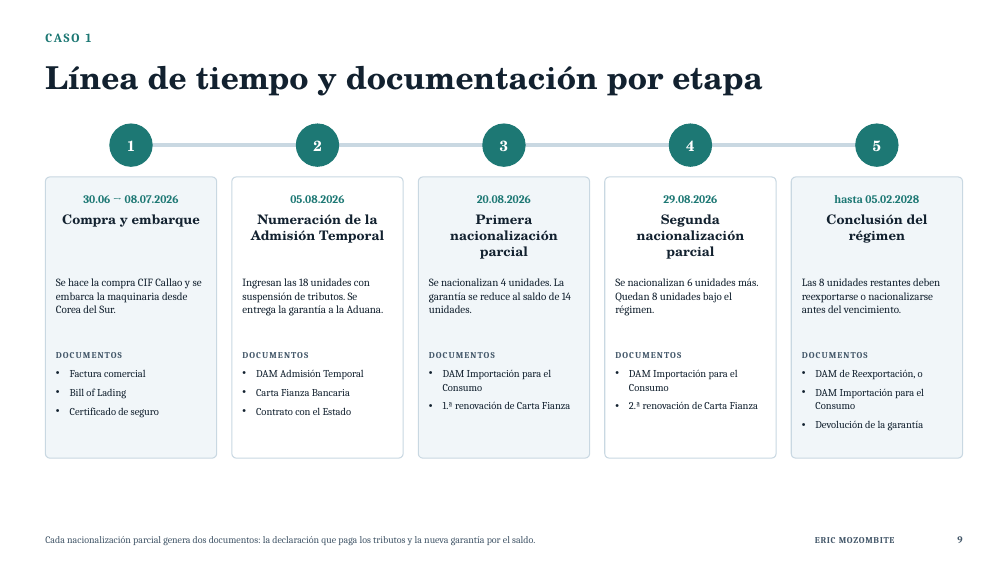
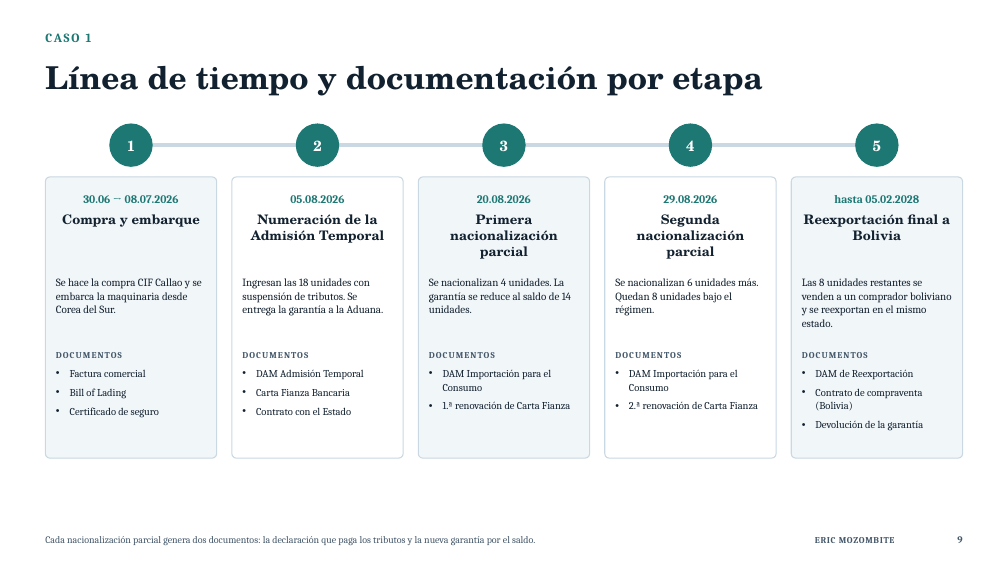
Before and after one commit to RickNE7/ADEX, a slide deck: slide 9 of Valoración Aduanera y Nomenclatura 26-2-564P-B/Plantillas/Tarea 4/Tarea4 - Regímenes Aduaneros Especiales.pptx. Drawn at 1008x567 pixels with LibreOffice and Linux fonts; fonts in the diff are those of the drawing. Boxes give left, top, right and bottom in pixels: in the first picture for what was removed or moved away, otherwise in the second. Text is boxed around its words. In the diff, an @@ line names an element or a change of style, - is before the commit and + after.

```diff
--- a/Valoración Aduanera y Nomenclatura 26-2-564P-B/Plantillas/Tarea 4/Tarea4 - Regímenes Aduaneros Especiales.pptx
+++ b/Valoración Aduanera y Nomenclatura 26-2-564P-B/Plantillas/Tarea 4/Tarea4 - Regímenes Aduaneros Especiales.pptx
@@ text at <box>804,214,950,240</box>: text changed @@
-Conclusión del régimen
+Reexportación final a Bolivia
@@ text at <box>802,278,951,327</box>: text changed @@
-Las 8 unidades restantes deben reexportarse o nacionalizarse antes del vencimiento.
+Las 8 unidades restantes se venden a un comprador boliviano y se reexportan en el mismo estado.
@@ text at <box>815,369,923,410</box>: text changed @@
-• DAM de Reexportación, o
-• DAM Importación para el Consumo
+• DAM de Reexportación
+• Contrato de compraventa (Bolivia)
```
Also in this commit, not shown: 1 other slide changed.
